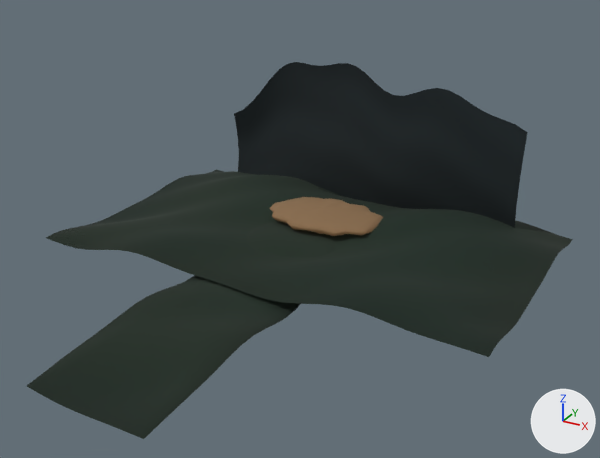
What one commit did to the glTF model urai-tier1/public/assets/urai/home-production/authored-v191/home-ground-place-v191.glb.
One viewpoint serves both versions: a camera (50 mm lens) standing at (3.82, -7.34, 3.55) and looking at (0.32, -0.97, 0.37). Arrows for +X, +Y and +Z are at lower right; the lights stay in place. The older version comes first. Where no turn or scale is listed for an object, it has been applied to the vertices. Vertices at exactly the same position are counted once.

In view in the first picture: 'home-v197-ground-continuous-sheltering-memory-wall', 'home-v197-ground-embedded-memory-hearth', 'home-v197-ground-grown-in-place-memory-path', 'home-v197-ground-integrated-weathered-foundation'.
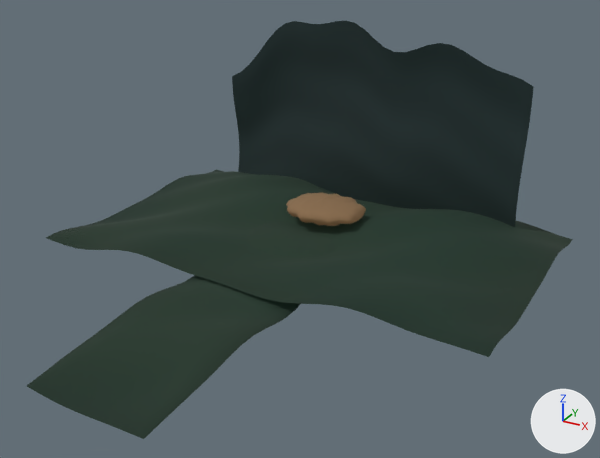
Commit message: Replace Home silhouettes with V200 authored forms

The change, as a diff of the scene's bpy script:
```diff
--- a/urai-tier1/public/assets/urai/home-production/authored-v191/home-ground-place-v191.glb.py
+++ b/urai-tier1/public/assets/urai/home-production/authored-v191/home-ground-place-v191.glb.py
@@ mat_material_0 @@
 n0 = _N.new('ShaderNodeBsdfPrincipled'); n0.name = 'Principled BSDF'
 n0.inputs[2].default_value = 0.98  # 'Roughness'
+n0.inputs[27].default_value = (0.0307, 0.102, 0.0666, 1.0)  # 'Emission Color', dark green #315a49
+n0.inputs[28].default_value = 0.045  # 'Emission Strength'
 n1 = _N.new('ShaderNodeOutputMaterial'); n1.name = 'Material Output'
@@ me_mesh_1 @@
 # used by ob_home_v197_ground_continuous_sheltering_memory_wall; location = (0.0, 1.18, -0.1)
-me_mesh_1.from_pydata(...)  # 775 vertices, 1440 faces; spans x -1.85..1.85, y -0.23..0.18, z -0.69..1.57
+me_mesh_1.from_pydata(...)  # 775 vertices, 1440 faces; spans x -1.85..1.85, y -0.21..0.2, z -0.69..2.06
+# me_mesh_1 part 1: 744 of 775 vertices moved; they spanned x -1.85..1.85, y -0.23..0.18, z -0.62..1.57 and now span x -1.85..1.85, y -0.21..0.2, z -0.6..2.06; mean shift (0.0, 0.02, 0.25); largest move (-0.49, 0.05, 1.52) -> (-0.49, -0.01, 2.01)
 me_mesh_1.materials.append(mat_material_0)
@@ ob_home_v197_ground_embedded_memory_hearth @@
 ob_home_v197_ground_embedded_memory_hearth = bpy.data.objects.new('home-v197-ground-embedded-memory-hearth', me_mesh_3)
-ob_home_v197_ground_embedded_memory_hearth.location = (0.0, 0.18, 0.02)
-ob_home_v197_ground_embedded_memory_hearth.scale = (1.28, 1.0, 0.46)
+ob_home_v197_ground_embedded_memory_hearth.location = (0.0, 0.18, 0.1)
+ob_home_v197_ground_embedded_memory_hearth.scale = (0.86, 0.82, 0.58)
```

What differs and where, as boxes [x1, y1, x2, y2] in the pictures (600 x 458 px):
'home-v197-ground-integrated-weathered-foundation', recoloured, surface changed: [235, 172, 516, 245] in both
'home-v197-ground-continuous-sheltering-memory-wall', reshaped (24% taller): before [234, 62, 527, 228]; after [232, 21, 534, 227]
'home-v197-ground-embedded-memory-hearth', moved, rescaled (30% narrower, 12% shorter): before [269, 197, 383, 236]; after [286, 192, 366, 226]
